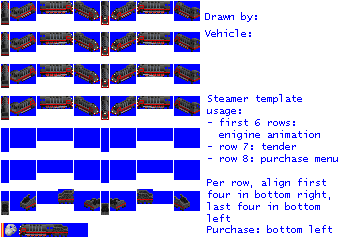
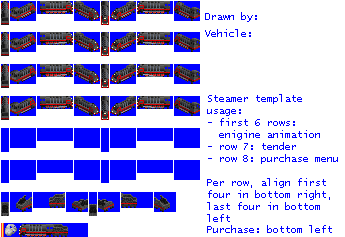
Layers edited between the first and the second 345×237 image:
painted on "fixed" over [1, 189, 190, 215]
painted on "original" over [1, 189, 190, 216]
painted on "empty.png" over [1, 191, 200, 216]
